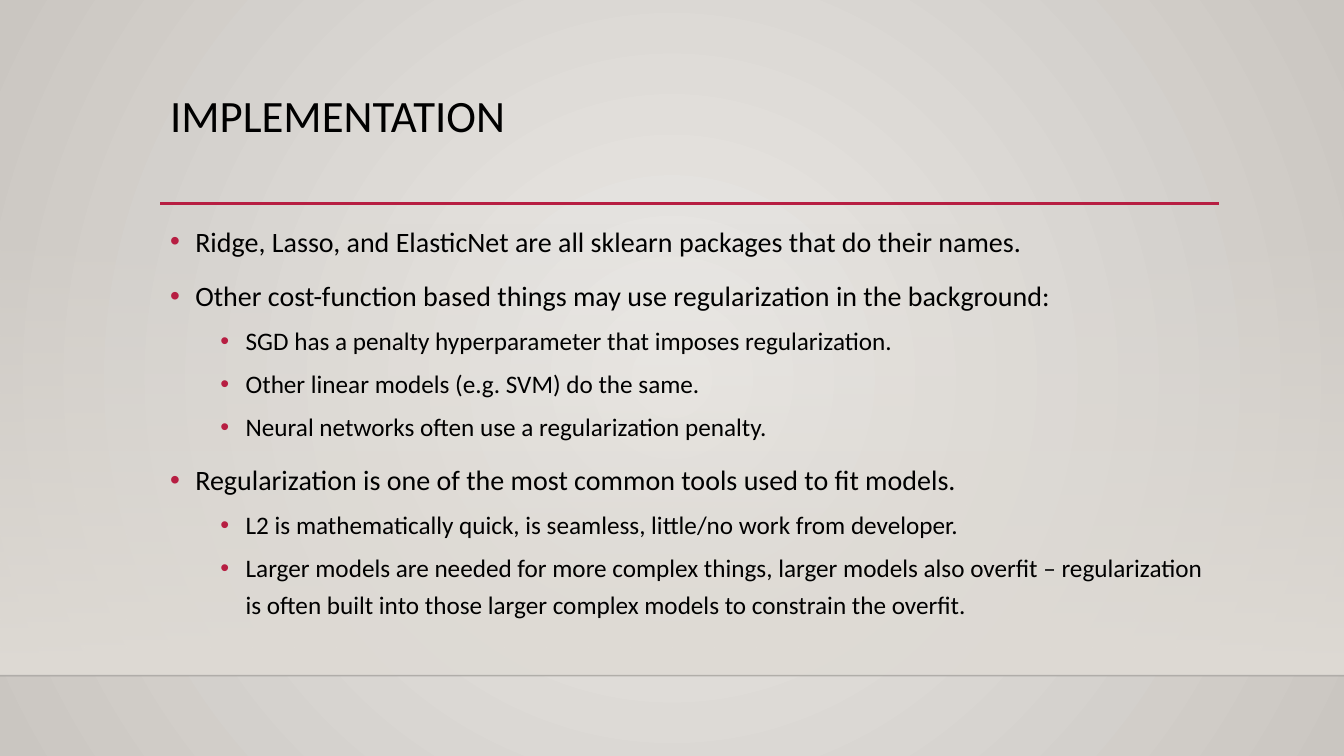
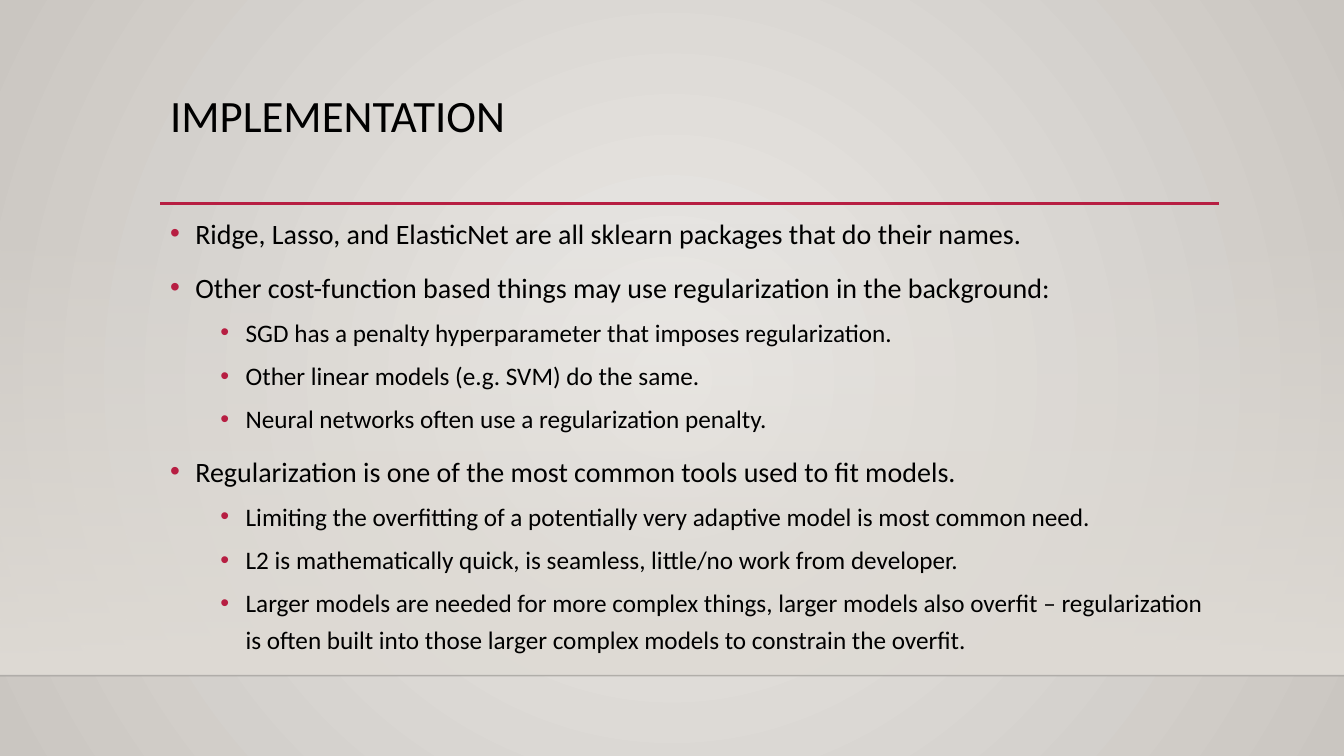
Before and after one commit to glennybarnes/Intro_to_Machine_Learning_Students, a slide deck: slide 47 of reference_content/Slides/007_Basis_and_Regularization.pptx (slide 37 before the commit). Drawn at 1344x756 pixels with LibreOffice and Linux fonts; fonts in the diff are those of the drawing; background and template pictures are left out. Boxes give left, top, right and bottom in pixels: in the first picture for what was removed or moved away, otherwise in the second. Text is boxed around its words. In the diff, an @@ line names an element or a change of style, - is before the commit and + after.

```diff
--- a/reference_content/Slides/007_Basis_and_Regularization.pptx
+++ b/reference_content/Slides/007_Basis_and_Regularization.pptx
@@ text "Ridge, Lasso, and ElasticNet are ...": place and size @@
-text "Ridge, Lasso, and ElasticNet are ..." at bbox=[195, 232, 1202, 619]
+text "Ridge, Lasso, and ElasticNet are ..." at bbox=[195, 224, 1202, 654]
@@ text at bbox=[246, 508, 1090, 531]: paragraph added @@
+  • Limiting the overfitting of a potentially very adaptive model is most common need.
```
Also in this commit, not shown: 12 other slides changed, 10 slides added, 3 other files.
